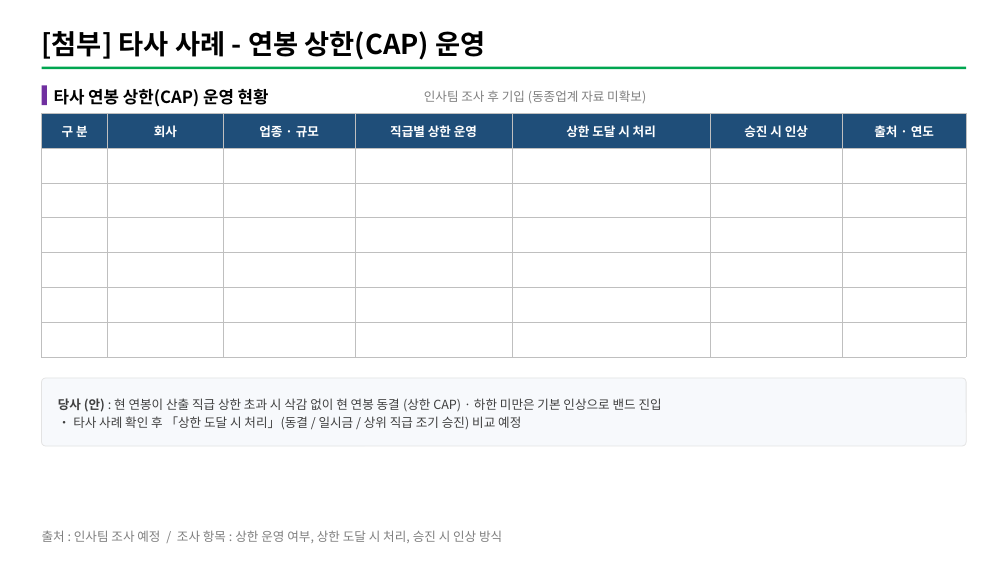
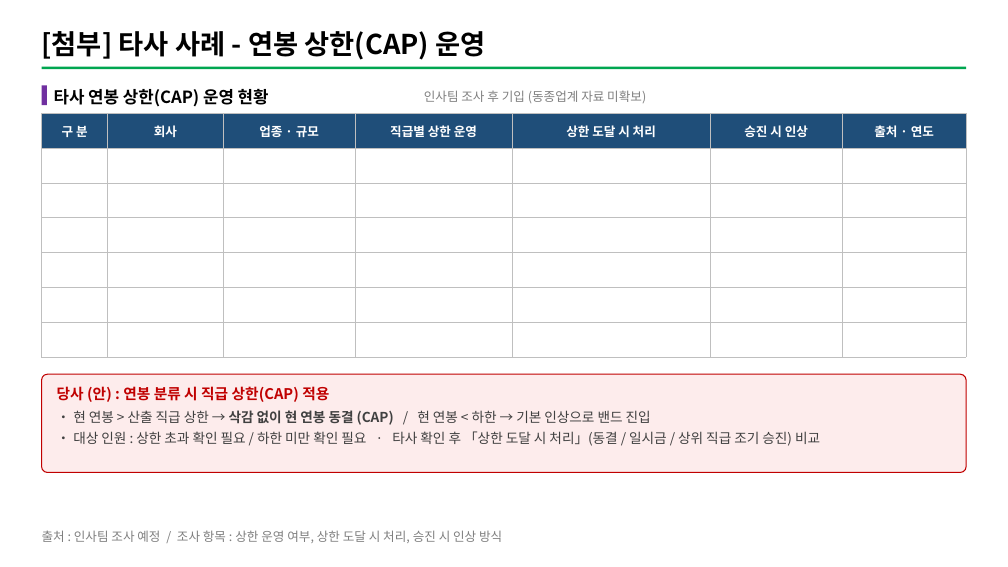
Before and after one commit to chosw9187-source/30agro, a slide deck: slide 7 of tools/grade2/report/직급재분류_결과보고(안).pptx. Drawn at 1008x567 pixels with LibreOffice and Linux fonts; fonts in the diff are those of the drawing. Boxes give left, top, right and bottom in pixels: in the first picture for what was removed or moved away, otherwise in the second. Text is boxed around its words. In the diff, an @@ line names an element or a change of style, - is before the commit and + after.

```diff
--- a/tools/grade2/report/직급재분류_결과보고(안).pptx
+++ b/tools/grade2/report/직급재분류_결과보고(안).pptx
@@ rounded rectangle: place and size @@
-rounded rectangle at bbox=[42, 378, 966, 446]
+rounded rectangle at bbox=[42, 374, 966, 473]
@@ rounded rectangle at bbox=[42, 374, 966, 473]: fill #F7F9FC to #FDECEC; outline #E3E3E3 0.75 pt to #C00000 1 pt @@
@@ text added at bbox=[57, 386, 329, 402], 14 pt, text #C00000, bold @@
+당사 (안) : 연봉 분류 시 직급 상한(CAP) 적용
@@ text in rounded rectangle at bbox=[58, 398, 662, 430]: text removed @@
-당사 (안) : 현 연봉이 산출 직급 상한 초과 시 삭감 없이 현 연봉 동결 (상한 CAP) · 하한 미만은 기본 인상으로 밴드 진입
-• 타사 사례 확인 후 「상한 도달 시 처리」(동결 / 일시금 / 상위 직급 조기 승진) 비교 예정
@@ text added at bbox=[73, 410, 820, 446], 13 pt, text #404040 @@
+• 현 연봉 > 산출 직급 상한 → 삭감 없이 현 연봉 동결 (CAP) / 현 연봉 < 하한 → 기본 인상으로 밴드 진입
+• 대상 인원 : 상한 초과 확인 필요 / 하한 미만 확인 필요 · 타사 확인 후 「상한 도달 시 처리」(동결 / 일시금 / 상위 직급 조기 승진) 비교
```
Also in this commit, not shown: 2 other slides changed, 1 other file.
